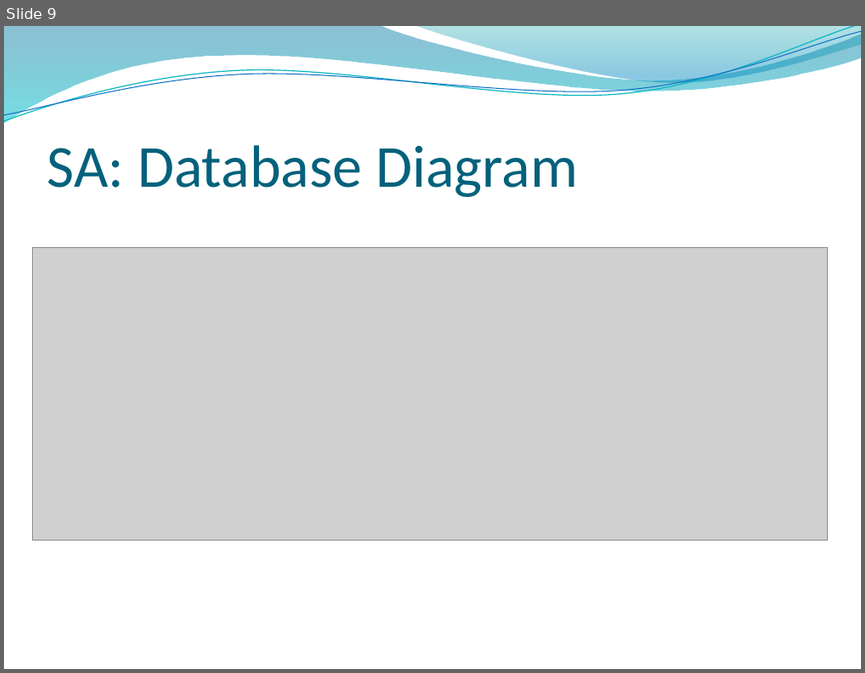
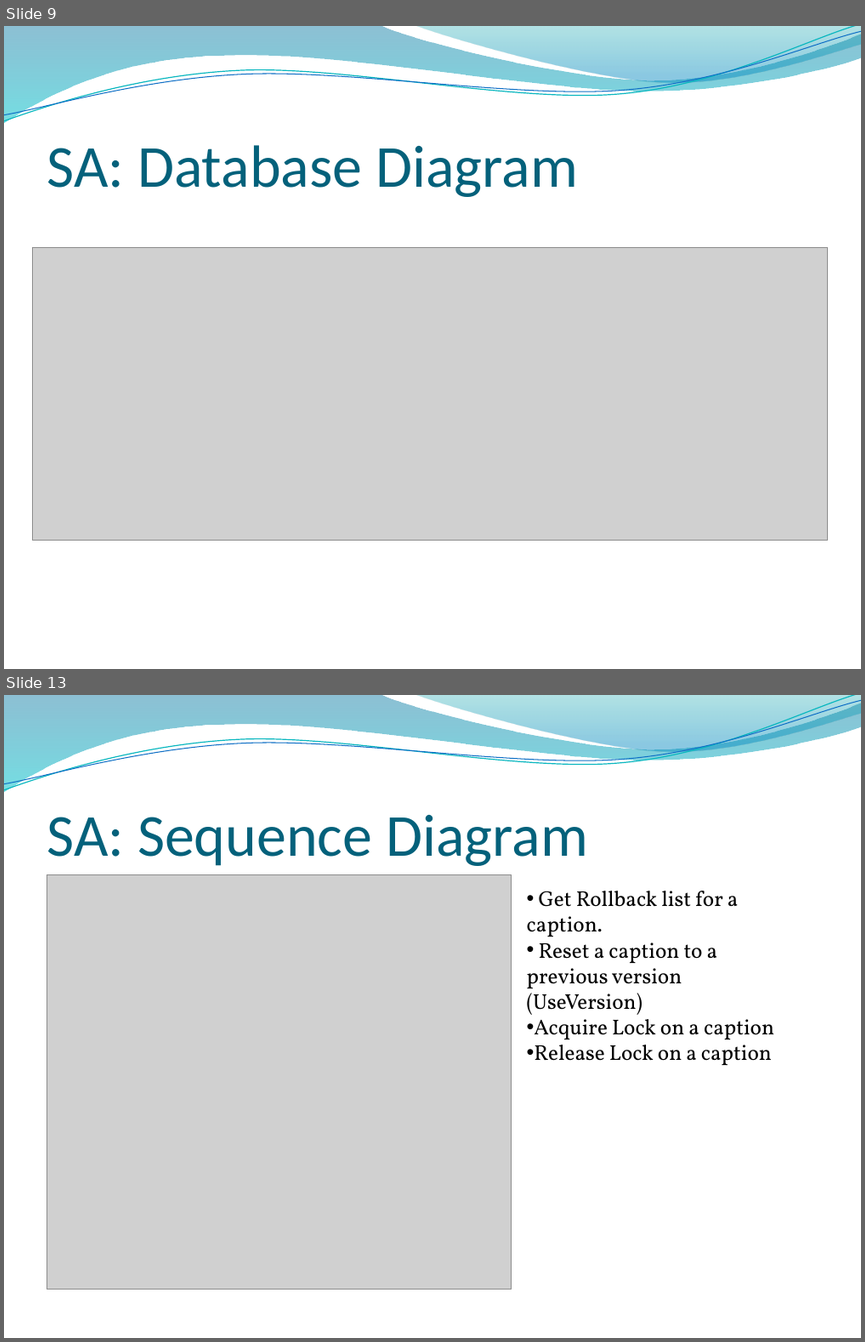
Before and after one commit to ProjPossibility/pp-community-captioner, a slide deck: CC.pptx. Shown one above the other, each under a label of ours: slide 9 before the commit, slides 9 and 13 after it; the slides between them are not shown. The pictures are 865x673 and 865x1342 pixels, drawn with LibreOffice and Linux fonts; fonts in the diff are those of the drawing; grey boxes stand for pictures; background and template pictures are left out. Boxes give left, top, right and bottom in pixels: in the first picture for what was removed or moved away, otherwise in the second. Text is boxed around its words. In the diff, an @@ line names an element or a change of style, - is before the commit and + after.

```diff
--- a/CC.pptx
+++ b/CC.pptx
@@ slide 13 added at (x1=4, y1=695, x2=861, y2=1338), background picture (left out); not listed: 4 template elements that a slide beside it also shows @@
@@ title added at (x1=46, y1=815, x2=588, y2=866), 50 pt, text #04617B @@
+SA: Sequence Diagram
@@ picture added at (x1=46, y1=875, x2=511, y2=1289) @@
@@ text added at (x1=527, y1=891, x2=774, y2=1065), 18 pt, text #000000 @@
+• Get Rollback list for a caption.
+• Reset a caption to a previous version (UseVersion)
+• Acquire Lock on a caption
+• Release Lock on a caption
```
Also in this commit, not shown: 2 slides changed, 3 other slides added, 1 slide removed.
